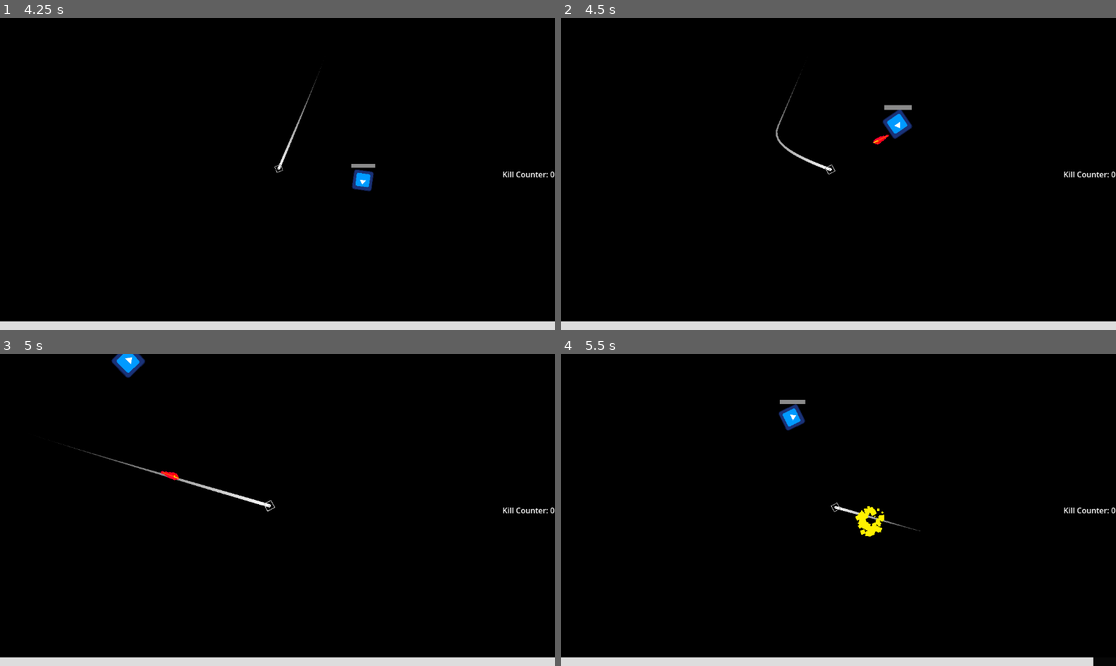
Above: before the commit, frames 1-4 (two rows, left to right).
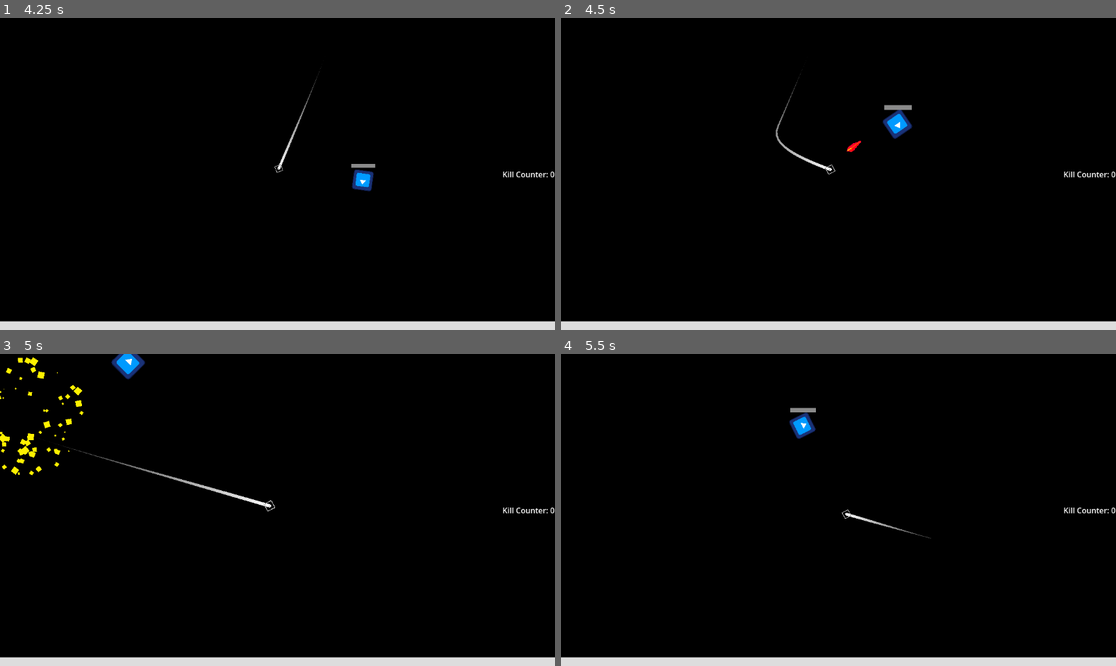
Above: after the commit, the same moments.

Repository: HazarBakir/void_blade
Game: Godot game, scene res://Scenes/main_menu.tscn
Two runs of this game, one before a commit and one after it. Both use one fixed random seed, a clock stepped at 60 frames per second and the inputs below. The engine's default icon, where the game draws it, is replaced by a stand-in: a white triangle on a blue panel in a dark square.
Inputs (mouse positions are in pixels of both pictures, inside the frame that each line leads up to):
- Up to frame 1 (4.25 s): click "Play" at 0.5 s; tap Enter at 1.25 s; move the mouse to (399, 158) at 1.27 s; press the mouse at (399, 158) at 1.28 s; move the mouse to (166, 189) at 2.02 s; release the mouse at (166, 189) at 2.03 s; click (166, 189) at 2.1 s; move the mouse to (333, 105) at 2.77 s; press the mouse at (333, 105) at 2.78 s; move the mouse to (249, 236) at 3.52 s; release the mouse at (249, 236) at 3.53 s; click (249, 236) at 3.6 s
- Up to frame 2 (4.5 s): move the mouse to (1005, 220) at 4.27 s; press the mouse at (1005, 220) at 4.28 s
- Up to frame 3 (5 s): no input
- Up to frame 4 (5.5 s): move the mouse to (672, 463) at 5.02 s; release the mouse at (672, 463) at 5.03 s; click (672, 463) at 5.1 s

Frame 1 is identical in both runs. In frame 2, less than 0.1% of the frame differs, in the area x 51-60%, y 37-43%; in frame 3, 1.0%; in frame 4, 1.1%, in the area x 39-100%, y 14-100%.

Commit message:
bugfix: enemy muzzle point

Diff:
--- a/Scenes/enemy_lvl_1_ranger.tscn
+++ b/Scenes/enemy_lvl_1_ranger.tscn
@@ -59,8 +59,9 @@
 scale = Vector2(0.15, 0.15)
 texture = ExtResource("2_cvvx1")
 
-[node name="Muzzle-Shoot_Point" type="Marker2D" parent="."]
-position = Vector2(12, 0)
+[node name="Muzzle-Shoot_Point" type="Marker2D" parent="Sprite2D"]
+position = Vector2(80, 0)
+scale = Vector2(6.66667, 6.66667)
 
 [node name="Timer" type="Timer" parent="."]
 wait_time = 2.0
--- a/Scripts/enemy/enemy.gd
+++ b/Scripts/enemy/enemy.gd
@@ -5,7 +5,7 @@
 @onready var game_scene = get_node("/root/game_scene")
 @onready var shoot_timer: Timer = $Timer
 @onready var sprite: Sprite2D = $Sprite2D
-@onready var muzzle_point = $"Muzzle-Shoot_Point"
+@onready var muzzle_point = $"Sprite2D/Muzzle-Shoot_Point"
 
 const BULLET_SCENE = preload("res://scenes/bullet.tscn")
 
